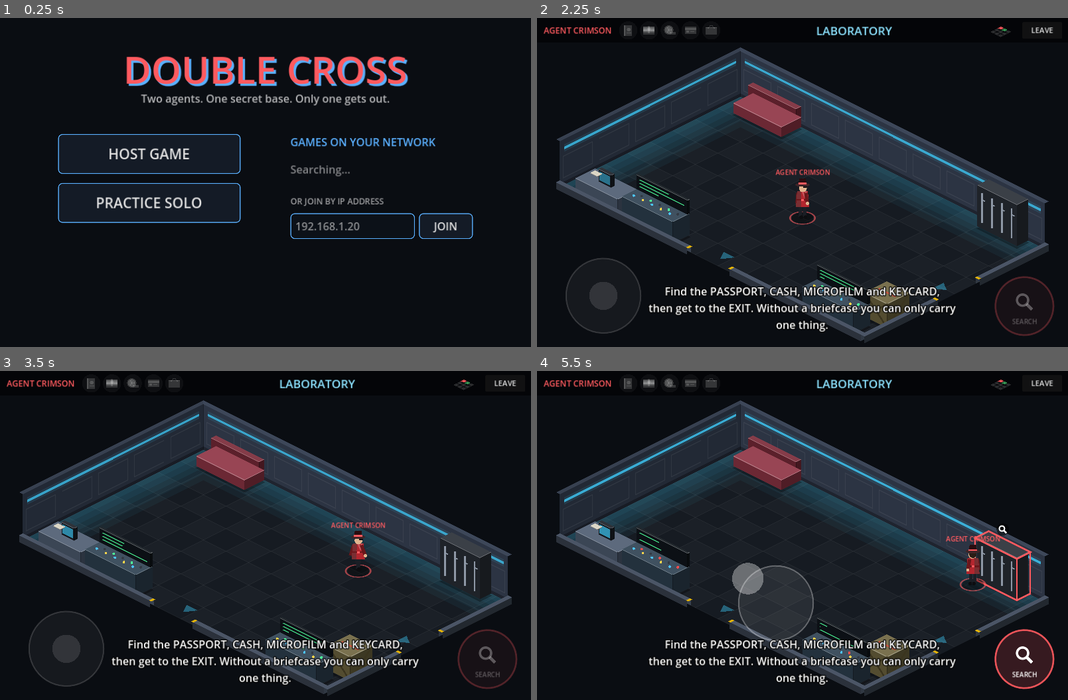
Above: before the commit, frames 1-4 (two rows, left to right).
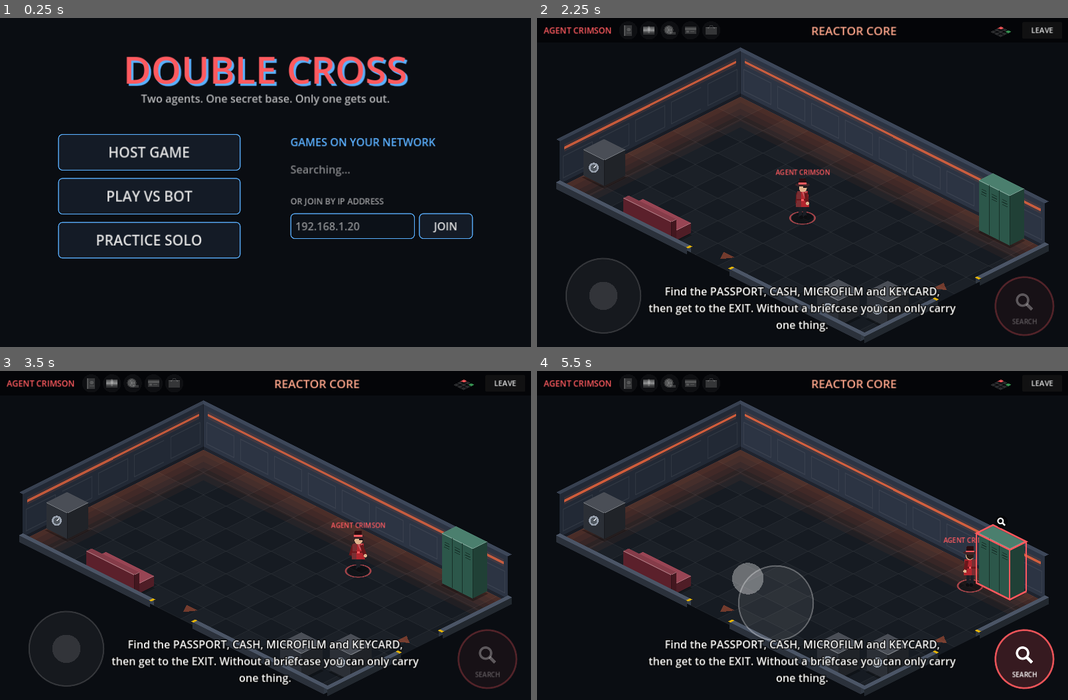
Above: after the commit, the same moments.

Repository: petherin/doublecross
Game: Godot game, scene res://scenes/main.tscn
Same seed, same stepped clock (60 frames per second), same inputs: the game is played once before the commit and once after it.
Inputs (mouse positions are in pixels of both pictures, inside the frame that each line leads up to):
- Up to frame 1 (0.25 s): no input
- Up to frame 2 (2.25 s): click "PRACTICE SOLO" at 0.5 s; click "LEAVE" at 1.25 s; click "PRACTICE SOLO" at 2 s
- Up to frame 3 (3.5 s): tap Enter at 2.75 s; move the mouse to (382, 519) at 2.77 s; hold Right (ui_right) from 2.78 s (still down); tap E at 2.85 s; click (382, 519) at 2.92 s; tap Space at 3.02 s
- Up to frame 4 (5.5 s): release Right (ui_right) at 3.5 s; drag from (696, 551) to (775, 604) at 3.52 s; move the mouse to (855, 463) at 4.27 s; hold Right (ui_right) 4.28-5 s; tap E at 4.35 s; drag from (775, 604) to (643, 486) at 5.02 s

The runs differ from the first frame. In frame 1, 1.9% of the frame differs, in the area x 10-46%, y 39-74%; in frame 2, 10%; in frame 3, 10%; in frame 4, 11%, in the area x 5-95%, y 2-94%.

Commit message:
Add one-player mode against a bot
The bot plays by the same rules as a person: it searches room by room,
remembers what it has searched and where it left items, picks up the
briefcase, goes back for known items and heads for the exit. It moves
between rooms on the room grid and around furniture with AStarGrid2D.

Co-Authored-By: Claude Opus 5.5 <noreply@anthropic.com>
Claude-Session: https://claude.ai/code/session_01P74PWHFE1RDNVbPBsrf3EN

Diff:
--- /dev/null
+++ b/scripts/bot.gd
@@ -0,0 +1,311 @@
+extends Node
+## A computer-controlled rival for one-player games.
+##
+## The bot plays by the same rules as a person: it doesn't know where the
+## items are until it searches, it can only carry one item until it finds the
+## briefcase, and it has to walk to the exit. It remembers what it has
+## searched and where it left things.
+
+const World = preload("res://scripts/world.gd")
+const Agent = preload("res://scripts/agent.gd")
+
+const CELL := 40.0
+const REACH := 60.0          # how close to furniture it needs to stand to search
+const THINK_MIN := 0.25      # pause between decisions, so it feels human
+const THINK_MAX := 0.7
+const SPEED_FACTOR := 0.9    # a touch slower than a person at full tilt
+
+var game: Node
+var agent: Agent
+var id := 2
+
+var _grids := {}             # room -> AStarGrid2D
+var _searched := {}          # furniture key -> true (looked, nothing useful left)
+var _known := {}             # furniture key -> item the bot knows is there
+var _path: PackedVector2Array = PackedVector2Array()
+var _action := {}            # what to do once the path is done
+var _wait := 0.6
+var _rng := RandomNumberGenerator.new()
+var _stuck_time := 0.0
+var _last_pos := Vector2.ZERO
+
+
+func setup(p_game: Node, p_agent: Agent, p_id: int) -> void:
+	game = p_game
+	agent = p_agent
+	id = p_id
+	_rng.randomize()
+	agent.room_changed.connect(func(_r):
+		_path = PackedVector2Array()
+		_action = {}
+		_wait = _rng.randf_range(THINK_MIN, THINK_MAX))
+
+
+## Called by the game after the host settles one of the bot's searches.
+func on_search_result(key: String, found: String, left: String) -> void:
+	_known.erase(key)
+	_searched[key] = true
+	if left != "":
+		_known[key] = left
+		_searched.erase(key)
+	_wait = _rng.randf_range(THINK_MIN, THINK_MAX)
+
+
+func _physics_process(delta: float) -> void:
+	agent.move_input = Vector2.ZERO
+	if game.over or agent.frozen or agent.searching:
+		return
+	if _wait > 0.0:
+		_wait -= delta
+		return
+	if not _path.is_empty():
+		_follow(delta)
+		return
+	if not _action.is_empty():
+		_do_action()
+		return
+	_think()
+
+
+# ------------------------------------------------------------------ decisions
+
+func _inv() -> Dictionary:
+	return game.inventories[id]
+
+
+func _can_take_more() -> bool:
+	return _inv()["case"] or _inv()["items"].is_empty()
+
+
+func _think() -> void:
+	var inv := _inv()
+	if game._missing(id).is_empty():
+		_head_for_room(world().exit_room, {"type": "exit"})
+		return
+
+	# 1) Something useful in this room?
+	var here := _targets_in(agent.room)
+	if not here.is_empty():
+		var idx: int = _closest_furniture(here)
+		_plan_search(idx)
+		return
+
+	# 2) Otherwise go to the nearest room that has something worth checking.
+	var best_room := Vector2i(-1, -1)
+	var best_d := 999
+	for r in world().rooms:
+		if r == agent.room or _targets_in(r).is_empty():
+			continue
+		var d := _room_distance(agent.room, r)
+		if d < best_d:
+			best_d = d
+			best_room = r
+	if best_room.x >= 0:
+		_head_for_room(best_room, {})
+		return
+
+	# 3) Searched everything and still missing intel: the rival must be
+	#    moving things about. Forget what we've searched and start again.
+	_searched.clear()
+	_wait = 0.5
+	if inv["items"].is_empty() and not inv["case"]:
+		return
+
+
+## Furniture in `room` worth visiting: unsearched, or known to hold an item
+## the bot can actually pick up right now.
+func _targets_in(room: Vector2i) -> Array:
+	var out := []
+	var items: Array = world().furniture(room)
+	for i in items.size():
+		var key := World.furniture_key(room, i)
+		if _known.has(key):
+			if _can_take_more():
+				out.append(i)
+		elif not _searched.has(key):
+			out.append(i)
+	return out
+
+
+func _closest_furniture(candidates: Array) -> int:
+	var best: int = candidates[0]
+	var best_d := INF
+	for i in candidates:
+		var r: Rect2 = world().furniture(agent.room)[i]["rect"]
+		var d := agent.position.distance_to(r.get_center())
+		if d < best_d:
+			best_d = d
+			best = i
+	return best
+
+
+func _plan_search(idx: int) -> void:
+	var spot := _search_spot(agent.room, idx)
+	if spot == Vector2.INF:
+		# Can't reach it; don't keep trying.
+		_searched[World.furniture_key(agent.room, idx)] = true
+		return
+	_go_to(spot, {"type": "search", "idx": idx})
+
+
+## Moves one room closer to `target`, or does `final_action` if already there.
+func _head_for_room(target: Vector2i, final_action: Dictionary) -> void:
+	if agent.room == target:
+		if final_action.get("type", "") == "exit":
+			_go_to(_door_approach(world().exit_dir), {"type": "push", "dir": world().exit_dir})
+		return
+	var step := _next_room(agent.room, target)
+	for dir in World.DIR_VEC:
+		if agent.room + World.DIR_VEC[dir] == step:
+			_go_to(_door_approach(dir), {"type": "push", "dir": dir})
+			return
+
+
+func _do_action() -> void:
+	var a := _action
+	match a.get("type", ""):
+		"search":
+			_action = {}
+			agent.start_search(a["idx"], game.SEARCH_TIME)
+		"push":
+			# Walk straight out through the doorway (or into the exit).
+			var v := Vector2(World.DIR_VEC[a["dir"]])
+			agent.move_input = v * SPEED_FACTOR
+			a["t"] = a.get("t", 0.0) + get_physics_process_delta_time()
+			if a["t"] > 1.5:
+				_action = {}
+				_wait = _rng.randf_range(0.3, 1.0)
+		_:
+			_action = {}
+
+
+# ------------------------------------------------------------------ movement
+
+func _go_to(target: Vector2, action: Dictionary) -> void:
+	var grid := _grid(agent.room)
+	var from := _cell_of(agent.position, grid)
+	var to := _cell_of(target, grid)
+	var path := grid.get_point_path(from, to, true)
+	if path.is_empty():
+		_path = PackedVector2Array([target])
+	else:
+		path.append(target)
+		_path = path
+	_action = action
+	_stuck_time = 0.0
+	_last_pos = agent.position
+
+
+func _follow(delta: float) -> void:
+	var p := agent.position
+	while not _path.is_empty() and p.distance_to(_path[0]) < 10.0:
+		_path.remove_at(0)
+	if _path.is_empty():
+		return
+	agent.move_input = (_path[0] - p).normalized() * SPEED_FACTOR
+	# If we're not making progress, nudge sideways and re-plan.
+	if p.distance_to(_last_pos) < 1.0:
+		_stuck_time += delta
+		if _stuck_time > 0.6:
+			_path = PackedVector2Array()
+			agent.move_input = Vector2.from_angle(_rng.randf() * TAU)
+			_wait = 0.25
+			_stuck_time = 0.0
+	else:
+		_stuck_time = 0.0
+	_last_pos = p
+
+
+func _door_approach(dir: int) -> Vector2:
+	var R := World.ROOM
+	var c := R.get_center()
+	var inset := Agent.RADIUS + 14.0
+	match dir:
+		World.Dir.UP: return Vector2(c.x, R.position.y + inset)
+		World.Dir.DOWN: return Vector2(c.x, R.end.y - inset)
+		World.Dir.LEFT: return Vector2(R.position.x + inset, c.y)
+		_: return Vector2(R.end.x - inset, c.y)
+
+
+## A free spot next to the furniture, close enough to search it.
+func _search_spot(room: Vector2i, idx: int) -> Vector2:
+	var r: Rect2 = world().furniture(room)[idx]["rect"]
+	var grid := _grid(room)
+	var best := Vector2.INF
+	var best_d := INF
+	for y in grid.region.size.y:
+		for x in grid.region.size.x:
+			var cell := Vector2i(x, y)
+			if grid.is_point_solid(cell):
+				continue
+			var p := grid.get_point_position(cell)
+			var q := Vector2(clampf(p.x, r.position.x, r.end.x), clampf(p.y, r.position.y, r.end.y))
+			var d := p.distance_to(q)
+			if d > REACH:
+				continue
+			var score := agent.position.distance_to(p)
+			if score < best_d:
+				best_d = score
+				best = p
+	return best
+
+
+func _grid(room: Vector2i) -> AStarGrid2D:
+	if _grids.has(room):
+		return _grids[room]
+	var R := World.ROOM
+	var g := AStarGrid2D.new()
+	g.region = Rect2i(0, 0, int(R.size.x / CELL), int(R.size.y / CELL))
+	g.cell_size = Vector2(CELL, CELL)
+	g.offset = R.position + Vector2(CELL, CELL) / 2.0
+	g.diagonal_mode = AStarGrid2D.DIAGONAL_MODE_ONLY_IF_NO_OBSTACLES
+	g.update()
+	var margin := Agent.RADIUS + 4.0
+	for y in g.region.size.y:
+		for x in g.region.size.x:
+			var cell := Vector2i(x, y)
+			var p := g.get_point_position(cell)
+			var solid := not R.grow(-Agent.RADIUS).has_point(p)
+			for f in world().furniture(room):
+				if (f["rect"] as Rect2).grow(margin).has_point(p):
+					solid = true
+					break
+			g.set_point_solid(cell, solid)
+	_grids[room] = g
+	return g
+
+
+func _cell_of(p: Vector2, grid: AStarGrid2D) -> Vector2i:
+	var c := Vector2i(((p - grid.offset) / CELL).round())
+	c = c.clamp(Vector2i.ZERO, grid.region.size - Vector2i.ONE)
+	if not grid.is_point_solid(c):
+		return c
+	# Nearest free cell.
+	var best := c
+	var best_d := INF
+	for y in grid.region.size.y:
+		for x in grid.region.size.x:
+			var cell := Vector2i(x, y)
+			if not grid.is_point_solid(cell):
+				var d := Vector2(cell - c).length_squared()
+				if d < best_d:
+					best_d = d
+					best = cell
+	return best
+
+
+# ------------------------------------------------------------------ room graph
+
+func world() -> World:
+	return game.world
+
+
+func _room_distance(a: Vector2i, b: Vector2i) -> int:
+	# Every neighbouring room is connected, so this is just grid distance.
+	return absi(a.x - b.x) + absi(a.y - b.y)
+
+
+func _next_room(a: Vector2i, b: Vector2i) -> Vector2i:
+	if a.x != b.x:
+		return a + Vector2i(signi(b.x - a.x), 0)
+	return a + Vector2i(0, signi(b.y - a.y))
--- a/scripts/game.gd
+++ b/scripts/game.gd
@@ -13,6 +13,10 @@
 const RoomView = preload("res://scripts/room_view.gd")
 const Hud = preload("res://scripts/hud.gd")
 const Ui = preload("res://scripts/ui.gd")
+const Bot = preload("res://scripts/bot.gd")
+
+## Peer id used for the computer-controlled rival in one-player games.
+const BOT_ID := 2
 
 const SEARCH_TIME := 0.8
 const SEARCH_REACH := 46.0
@@ -37,10 +41,11 @@
 var _view: RoomView
 var _hud: Hud
 var _exit_cooldown := 0.0
+var bot: Bot
 
 
 ## `ids` holds every peer id in the match; the host (lowest id, 1) is Crimson.
-func setup(seed_value: int, p_my_id: int, ids: Array) -> void:
+func setup(seed_value: int, p_my_id: int, ids: Array, vs_bot := false) -> void:
 	my_id = p_my_id
 	world = World.new(seed_value)
 	contents = world.hidden.duplicate()
@@ -50,6 +55,8 @@
 	_view.position = Ui.center_offset(self)
 	get_viewport().size_changed.connect(func(): _view.position = Ui.center_offset(self))
 
+	if vs_bot:
+		ids.append(BOT_ID)
 	ids.sort()
 	for i in ids.size():
 		var id: int = ids[i]
@@ -57,7 +64,12 @@
 		a.name = "Agent_%d" % id
 		a.set_multiplayer_authority(id)
 		var start := Vector2i(0, 0) if i == 0 else Vector2i(World.COLS - 1, World.ROWS - 1)
-		a.configure(world, start, id == my_id, STYLES[i % STYLES.size()])
+		var style: Dictionary = STYLES[i % STYLES.size()].duplicate()
+		var is_bot := vs_bot and id == BOT_ID
+		if is_bot:
+			style["name"] += " (BOT)"
+		# The bot's agent is simulated on this device, like the player's own.
+		a.configure(world, start, id == my_id or is_bot, style)
 		add_child(a)
 		agents.append(a)
 		_agent_by_id[id] = a
@@ -66,6 +78,14 @@
 			local_agent = a
 	_view.agents = agents
 	_view.highlight_color = local_agent.accent
+
+	if vs_bot:
+		var ba: Agent = _agent_by_id[BOT_ID]
+		bot = Bot.new()
+		add_child(bot)
+		bot.setup(self, ba, BOT_ID)
+		ba.search_finished.connect(func(r, i): _handle_search(BOT_ID, r, i))
+		ba.exit_touched.connect(func(): _handle_escape(BOT_ID))
 
 	_hud = Hud.new()
 	add_child(_hud)
@@ -144,10 +164,12 @@
 ## Runs on the host: decides what the searcher finds.
 @rpc("any_peer", "call_local", "reliable")
 func request_search(room: Vector2i, idx: int) -> void:
-	if not multiplayer.is_server() or over:
-		return
-	var pid := _sender()
-	if not inventories.has(pid):
+	if multiplayer.is_server():
+		_handle_search(_sender(), room, idx)
+
+
+func _handle_search(pid: int, room: Vector2i, idx: int) -> void:
+	if over or not inventories.has(pid):
 		return
 	var found: String = contents.get(World.furniture_key(room, idx), "")
 	var left := ""
@@ -172,6 +194,8 @@
 	elif found != "":
 		inv["items"].append(found)
 	_agent_by_id[pid].has_case = inv["case"]
+	if bot and pid == BOT_ID:
+		bot.on_search_result(key, found, left)
 	if pid != my_id:
 		return
 	_hud.set_inventory(inv["items"], inv["case"])
@@ -216,9 +240,13 @@
 
 @rpc("any_peer", "call_local", "reliable")
 func request_escape() -> void:
-	if not multiplayer.is_server() or over:
-		return
-	var pid := _sender()
+	if multiplayer.is_server():
+		_handle_escape(_sender())
+
+
+func _handle_escape(pid: int) -> void:
+	if over:
+		return
 	if inventories.has(pid) and _missing(pid).is_empty():
 		game_over.rpc(pid)
 
--- a/scripts/main.gd
+++ b/scripts/main.gd
@@ -7,6 +7,8 @@
 
 var _menu: Menu
 var _game: Game
+## One-player modes are run entirely on this device.
+var _offline_mode := ""   # "", "practice" or "bot"
 
 
 func _ready() -> void:
@@ -34,7 +36,8 @@
 		_game = null
 	if _menu == null:
 		_menu = Menu.new()
-		_menu.practice_requested.connect(func(): _begin(randi(), [multiplayer.get_unique_id()]))
+		_menu.practice_requested.connect(func(): _start_offline("practice"))
+		_menu.bot_requested.connect(func(): _start_offline("bot"))
 		add_child(_menu)
 	_menu.set_status(msg)
 
@@ -53,13 +56,21 @@
 
 @rpc("authority", "call_local", "reliable")
 func start_game(seed_value: int) -> void:
+	_offline_mode = ""
 	var ids: Array = [multiplayer.get_unique_id()]
 	ids.append_array(multiplayer.get_peers())
 	_begin(seed_value, ids)
 
 
+func _start_offline(mode: String) -> void:
+	_offline_mode = mode
+	_begin(randi(), [multiplayer.get_unique_id()])
+
+
 func _rematch() -> void:
-	if multiplayer.is_server():
+	if _offline_mode != "":
+		_begin(randi(), [multiplayer.get_unique_id()])
+	elif multiplayer.is_server():
 		start_game.rpc(randi())
 
 
@@ -76,6 +87,6 @@
 	_game = Game.new()
 	_game.name = "Game"
 	add_child(_game)
-	_game.setup(seed_value, multiplayer.get_unique_id(), ids)
+	_game.setup(seed_value, multiplayer.get_unique_id(), ids, _offline_mode == "bot")
 	_game.leave_requested.connect(_leave)
 	_game.rematch_requested.connect(_rematch)
--- a/scripts/menu.gd
+++ b/scripts/menu.gd
@@ -2,6 +2,7 @@
 ## Title screen: host a game, join one found on the network (or by IP), or practise solo.
 
 signal practice_requested
+signal bot_requested
 
 var _status: Label
 var _hosts_box: VBoxContainer
@@ -51,10 +52,11 @@
 	var left := VBoxContainer.new()
 	left.position = Vector2(140, 280)
 	left.size = Vector2(440, 300)
-	left.add_theme_constant_override("separation", 22)
+	left.add_theme_constant_override("separation", 18)
 	_content.add_child(left)
 	_main_buttons = left
 	left.add_child(_big_button("HOST GAME", _on_host))
+	left.add_child(_big_button("PLAY VS BOT", func(): bot_requested.emit()))
 	left.add_child(_big_button("PRACTICE SOLO", func(): practice_requested.emit()))
 
 	# Right column: join
@@ -203,7 +205,7 @@
 func _big_button(text: String, cb: Callable) -> Button:
 	var b := Button.new()
 	b.text = text
-	b.custom_minimum_size = Vector2(440, 96)
+	b.custom_minimum_size = Vector2(440, 88)
 	b.add_theme_font_size_override("font_size", 34)
 	b.pressed.connect(cb)
 	return b
